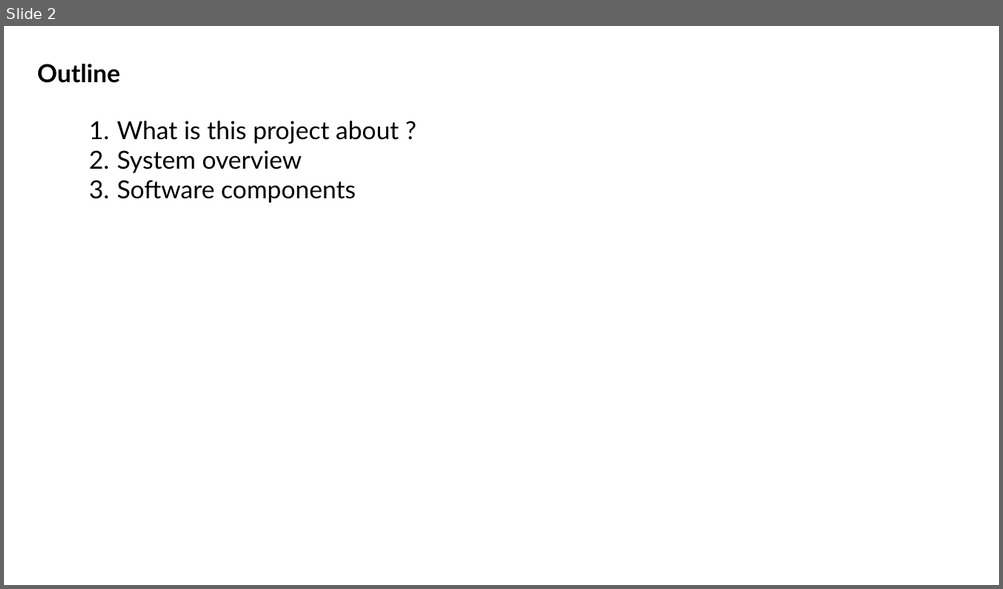
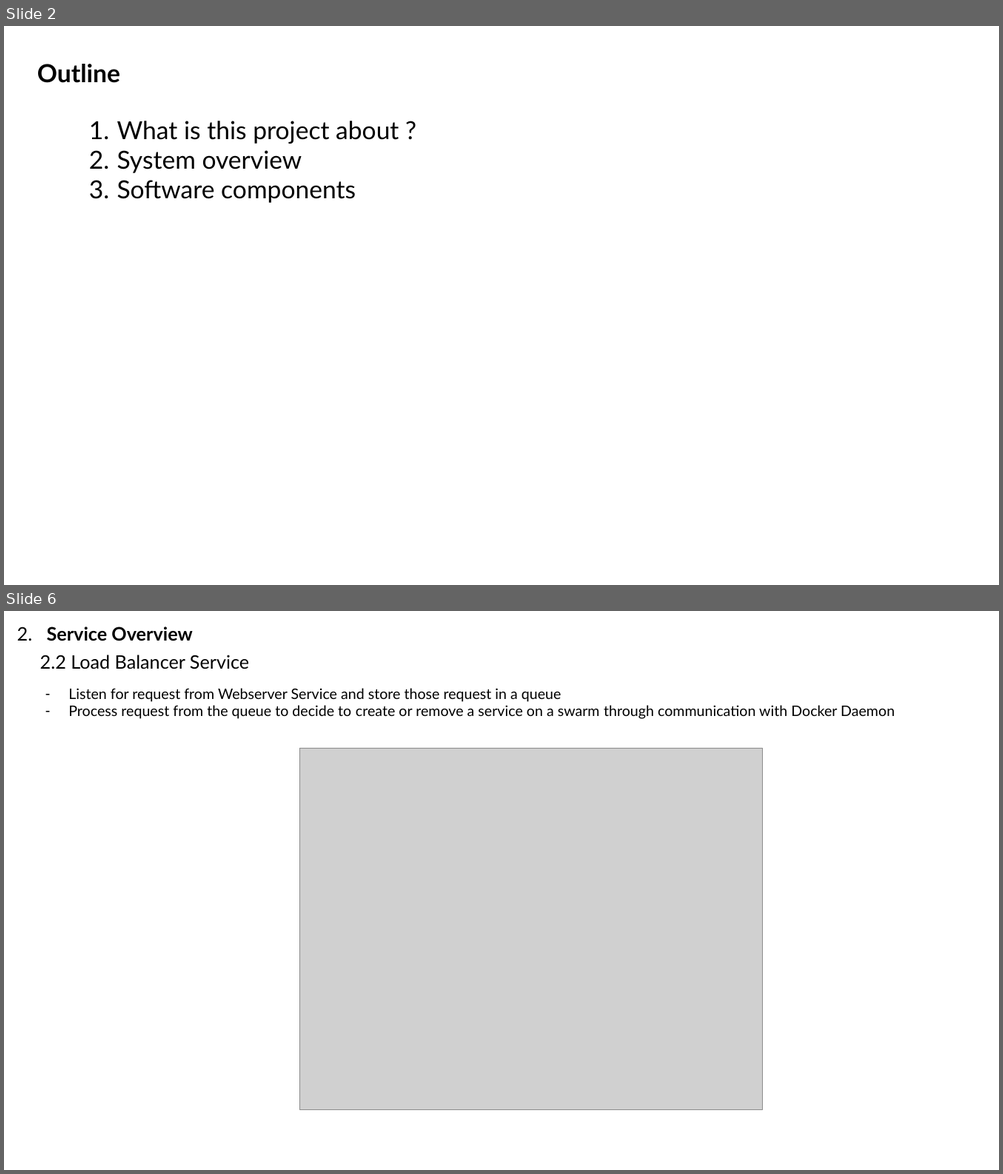
Before and after one commit to truongvanhuy2000/Video-Streaming, a slide deck: Docs/Overview.pptx. Shown one above the other, each under a label of ours: slide 2 before the commit, slides 2 and 6 after it; the slides between them are not shown. The pictures are 1003x589 and 1003x1174 pixels, drawn with LibreOffice and Linux fonts; fonts in the diff are those of the drawing; grey boxes stand for pictures. Boxes give left, top, right and bottom in pixels: in the first picture for what was removed or moved away, otherwise in the second. Text is boxed around its words. In the diff, an @@ line names an element or a change of style, - is before the commit and + after.

```diff
--- a/Docs/Overview.pptx
+++ b/Docs/Overview.pptx
@@ slide 6 added at [4,611,999,1170], background #FFFFFF @@
@@ text added at [17,627,192,641], 18 pt, text #000000, bold @@
+2. Service Overview
@@ text added at [40,655,249,669], 18 pt, text #000000 @@
+2.2 Load Balancer Service
@@ text added at [68,688,894,719], 14 pt, text #000000 @@
+– Listen for request from Webserver Service and store those request in a queue
+– Process request from the queue to decide to create or remove a service on a swarm through communication with Docker Daemon
@@ picture added at [299,749,762,1111] @@
```
Also in this commit, not shown: 2 slides changed, 6 other slides added, 5 slides removed, 1 other file.
